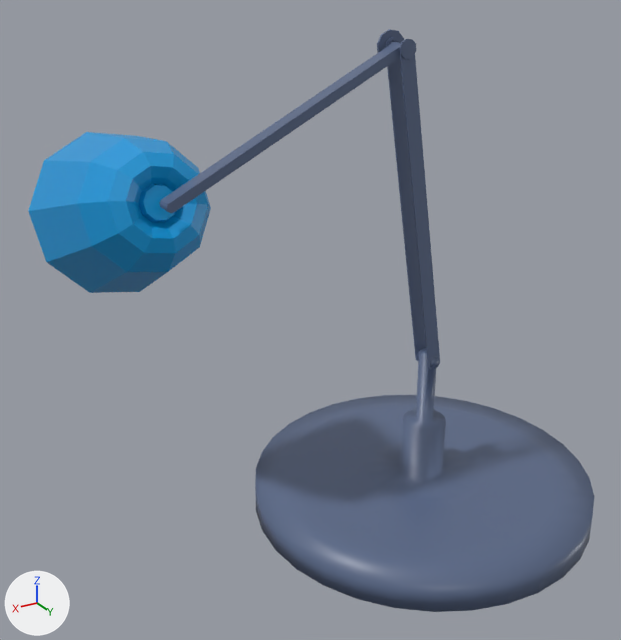
The glTF model 5/lamp.glb: old version first, new version second.
Before and after are seen from a camera (50 mm lens) standing at (3.41, 4.13, 3.79) and looking at (0.84, -0.15, 1.65). Arrows for +X, +Y and +Z are at lower left; the lights stay in place. Vertices at the same position are counted once.

Objects in the first picture: 'Base'.
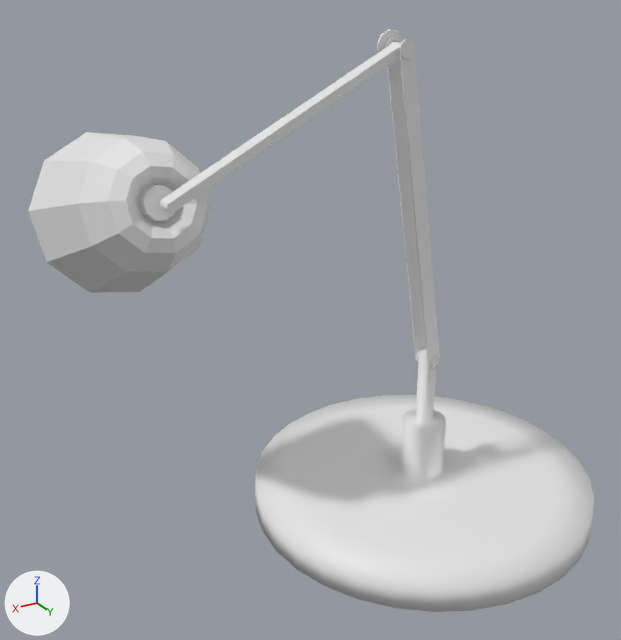
What differs and where, as boxes [x1, y1, x2, y2] in the pictures (621 x 640 px; the box of a moved part takes in the faces that stretch with it):
part 1 of me_cube, moved or reshaped
    both: [167, 39, 440, 363]
part 2 of me_cube, recoloured (blue to white)
    both: [28, 29, 594, 612]

Edits to the bpy script that builds the scene:
```text
Change me_cube:
    used by ob_base; location = (0.0, 0.0, 0.0)
    remove me_cube.from_pydata(...)  # 699 vertices, 1392 faces; spans x -1.2..2.3, y -1.2..1.2, z 0.0..3.37
    add me_cube.from_pydata(...)  # 688 vertices, 1370 faces; spans x -1.2..2.3, y -1.2..1.2, z 0.0..3.37
    me_cube part 1
    10 vertices are removed from x 0.31..0.37, y 0.08, z 3.25..3.31
    78 faces are deleted
    58 new faces join them
    me_cube part 2: 1282 faces spanning x -1.2..2.3, y -1.2..1.2, z 0.0..3.37 switch from mat_material (picture img_1) to no material
```
